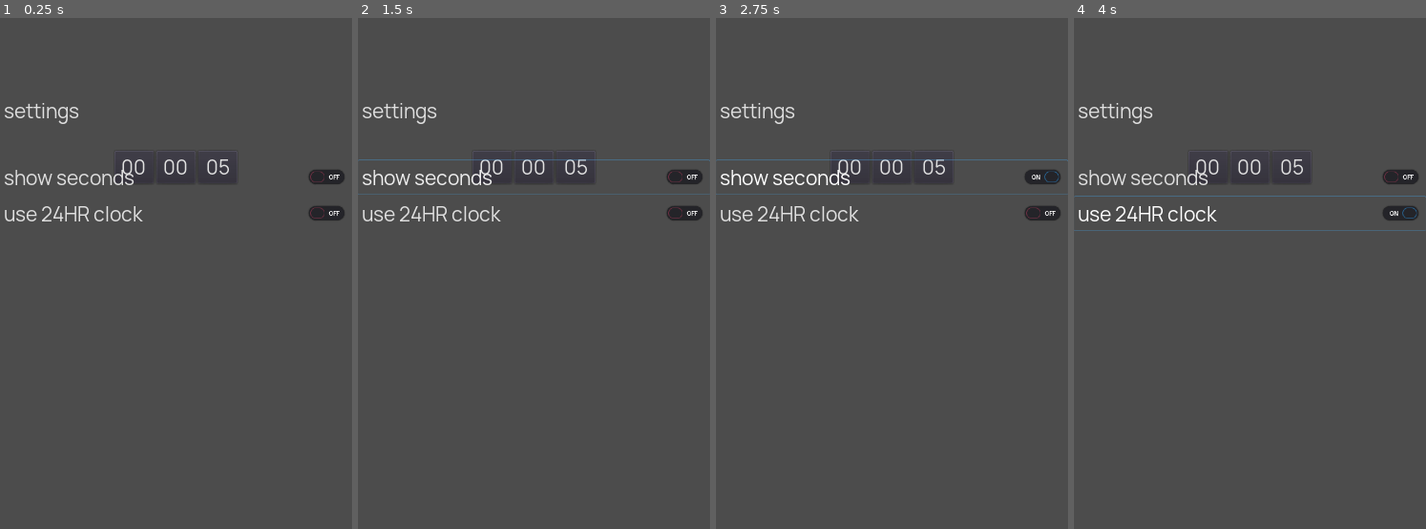
Above: before the commit, frames 1-4 (left to right).
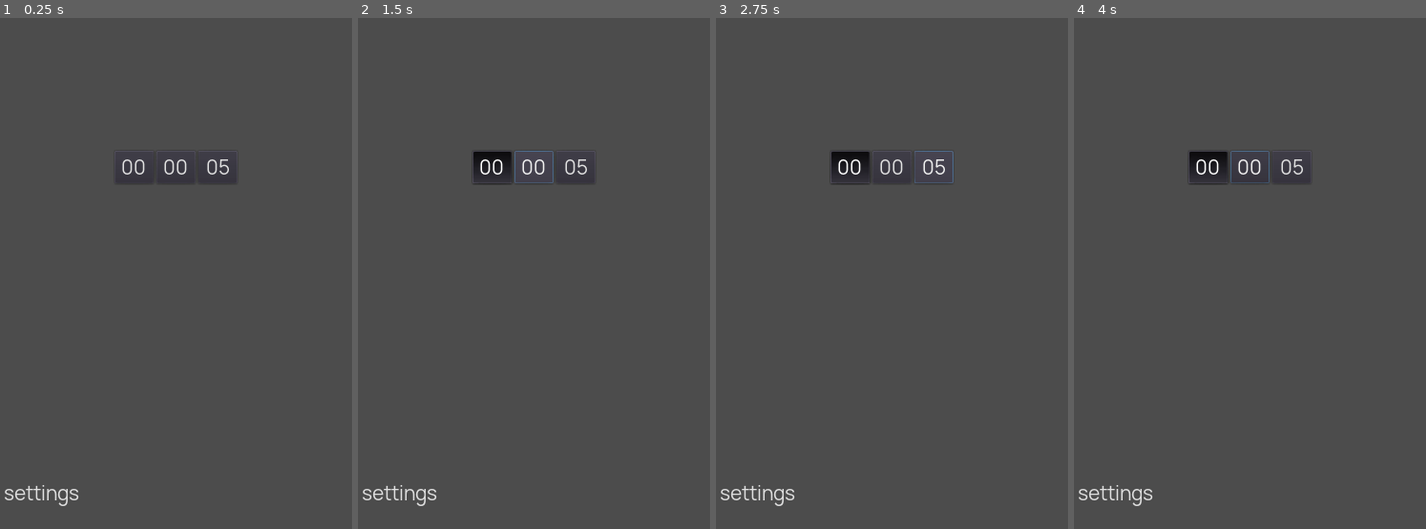
Above: after the commit, the same moments.

Repository: mrwm/clock
Game: Godot game, scene res://Main.tscn
Same seed, same stepped clock (60 frames per second), same inputs: the game is played once before the commit and once after it.
Inputs (mouse positions are in pixels of both pictures, inside the frame that each line leads up to):
- Up to frame 1 (0.25 s): no input
- Up to frame 2 (1.5 s): click "00" at 0.5 s; click "00" at 1.25 s
- Up to frame 3 (2.75 s): click "05" at 2 s
- Up to frame 4 (4 s): click (1250, 176) at 2.75 s, where only the run before the commit has a clickable "show seconds"; click (1250, 212) at 3.5 s, where only the run before the commit has a clickable "use 24HR clock"

The runs differ from the first frame. In frame 1, 1.8% of the frame differs, in the area x 1-98%, y 16-96%; in frame 2, 2.6%; in frame 3, 2.6%; in frame 4, 2.6%, in the area x 0-100%, y 16-96%.

Commit message:
fix menu hitbox from covering contents underneath

Diff:
--- a/Menu.gd
+++ b/Menu.gd
@@ -39,6 +39,7 @@
 
   # Menu settings
   menuPostion = self.rect_position;
+  print(menuPostion)
   # Hide the menu except for the settings button
   for i in ($MenuList.get_child_count()):
     if ($MenuList.get_child(i).visible):
@@ -70,17 +71,17 @@
   if (Variables.showSettings):
     if t2 < duration:
       t2 += delta
-      self.rect_position.y = lerp(menuHide, 0, t2 / duration)
+      self.rect_position.y = lerp(menuPostion.y + menuHide, menuPostion.y, t2 / duration)
       t1 = 0
       settingsBtn.pressed = true
   else:
     # Hide the menu
     if t1 < duration:
       t1 += delta
-      self.rect_position.y = lerp(0, menuHide, t1 / duration)
+      self.rect_position.y = lerp(menuPostion.y, menuPostion.y + menuHide, t1 / duration)
       t2 = 0
-      if self.rect_position.y > menuHide:
-        self.rect_position.y = menuHide
+      if self.rect_position.y > menuPostion.y + menuHide:
+        self.rect_position.y = menuPostion.y + menuHide
     settingsBtn.pressed = false
   if (Variables.switchScene):
     update_btn(Variables.currentScene)
